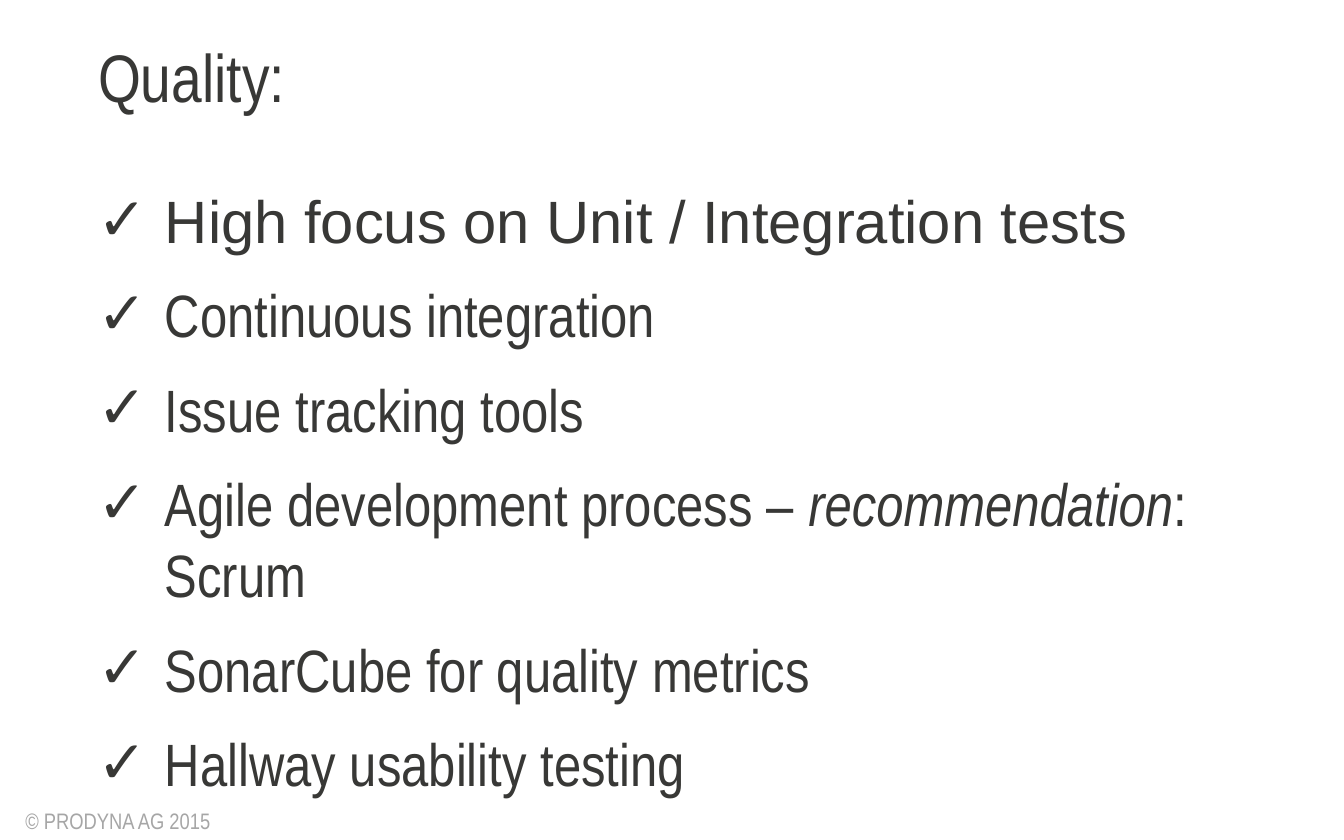
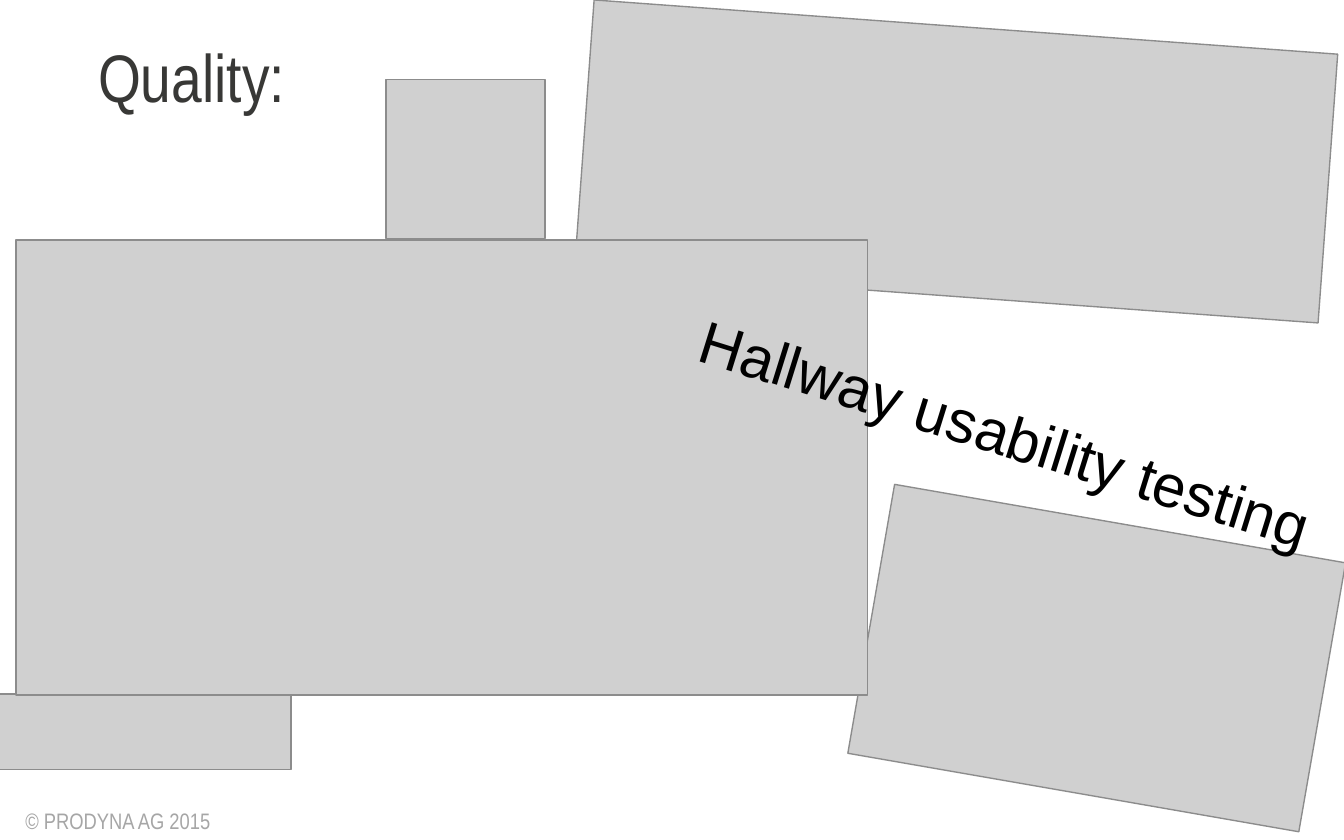
Before and after one commit to BGligorijevic/pac-slides, a slide deck: slide 10 of PAC-presentation.pptx. Drawn at 1344x840 pixels with LibreOffice and Linux fonts; fonts in the diff are those of the drawing; grey boxes stand for pictures; background and template pictures are left out. Boxes give left, top, right and bottom in pixels: in the first picture for what was removed or moved away, otherwise in the second. Text is boxed around its words. In the diff, an @@ line names an element or a change of style, - is before the commit and + after.

```diff
--- a/PAC-presentation.pptx
+++ b/PAC-presentation.pptx
@@ picture added at (574, 0, 1338, 324) @@
@@ picture added at (386, 79, 544, 238) @@
@@ text removed at (165, 199, 1187, 797) @@
-✓ High focus on Unit / Integration tests
-✓ Continuous integration
-✓ Issue tracking tools
-✓ Agile development process – recommendation: Scrum
-✓ SonarCube for quality metrics
-✓ Hallway usability testing
@@ picture added at (16, 241, 868, 696) @@
@@ text added at (677, 293, 1339, 575), 32 pt, text #000000 @@
+Hallway usability testing
@@ picture added at (848, 484, 1344, 832) @@
@@ picture added at (0, 694, 290, 769) @@
```
Also in this commit, not shown: 7 other slides changed, 1 slide added.
